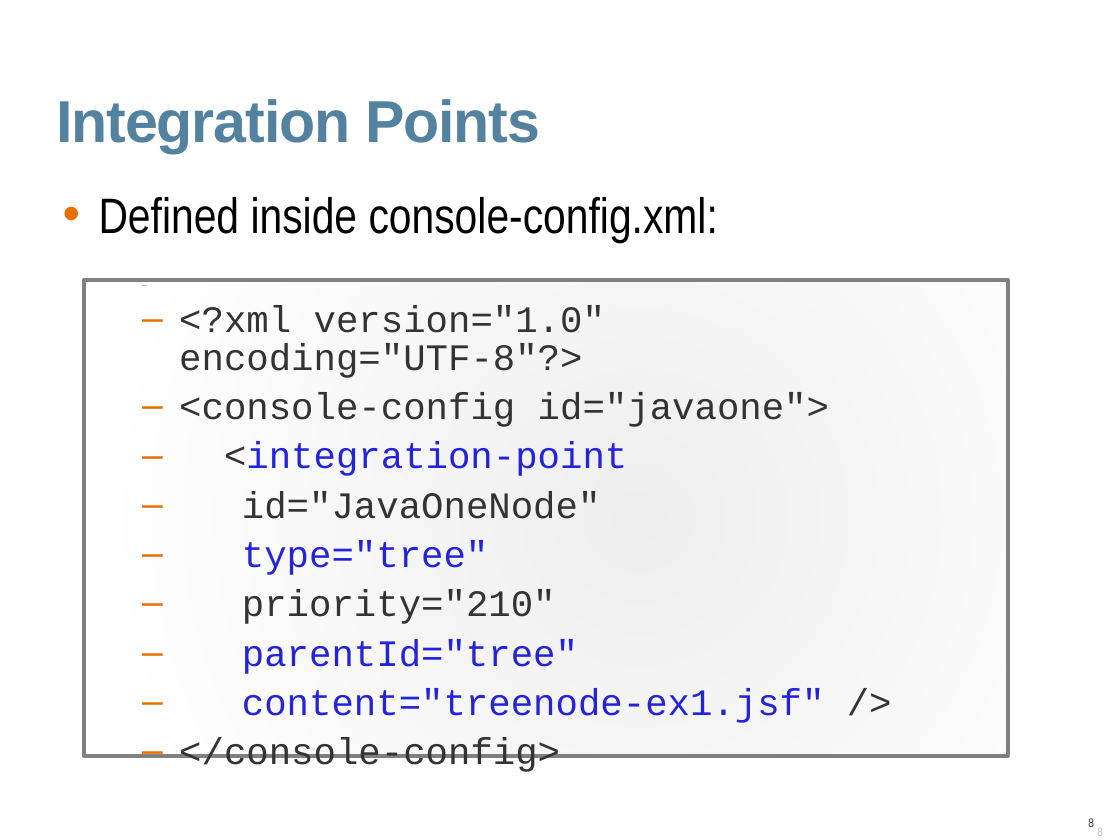
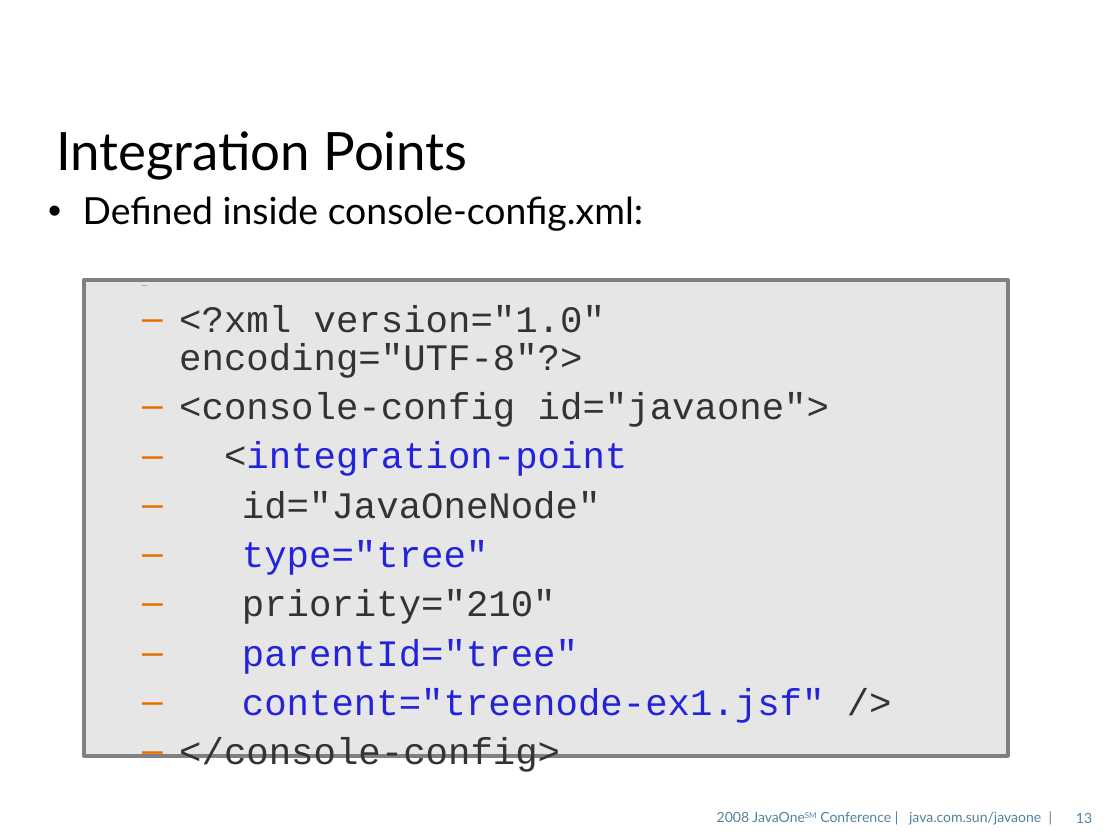
Before and after one commit to javaee/glassfish, a slide deck: slide 13 of v3/admingui/j1plugin/gfplugin/4520_gfplugin.odp (slide 8 before the commit). Drawn at 1120x840 pixels with LibreOffice and Linux fonts; fonts in the diff are those of the drawing; background and template pictures are left out. Boxes give left, top, right and bottom in pixels: in the first picture for what was removed or moved away, otherwise in the second. Text is boxed around its words. In the diff, an @@ line names an element or a change of style, - is before the commit and + after.

```diff
--- a/v3/admingui/j1plugin/gfplugin/4520_gfplugin.odp
+++ b/v3/admingui/j1plugin/gfplugin/4520_gfplugin.odp
@@ title "Integration Points" at (x1=56, y1=131, x2=468, y2=179): size 38 to 34 pt, font Arial to Lato, text colour #5382A1 to #000000, letter spacing -0.7 to 0 pt, bold off; line spacing 0.9 to 0.85; vertical alignment top to middle @@
@@ text "Defined inside console-config.xml:" at (x1=83, y1=196, x2=643, y2=231): size 32 to 24 pt, font Arial Narrow to Lato; indent changed; line spacing 0.85 to 0.9; less space between paragraphs @@
@@ rectangle "<?xml version="1.0" encoding="UTF-8"?>" at (x1=84, y1=280, x2=1008, y2=756): fill gradient #E6E6E6 to #E6E6E6 @@
@@ text added at (x1=717, y1=812, x2=1041, y2=825), 9 pt, text #5382A1 @@
+2008 JavaOneSM Conference | java.com.sun/javaone |
@@ page number added at (x1=1076, y1=813, x2=1092, y2=823), 9 pt, text #5483A1 @@
+13
@@ page number removed at (x1=1088, y1=818, x2=1094, y2=827) @@
-8
```
Also in this commit, not shown: 27 other slides changed, 10 slides added, 1 slide removed.
